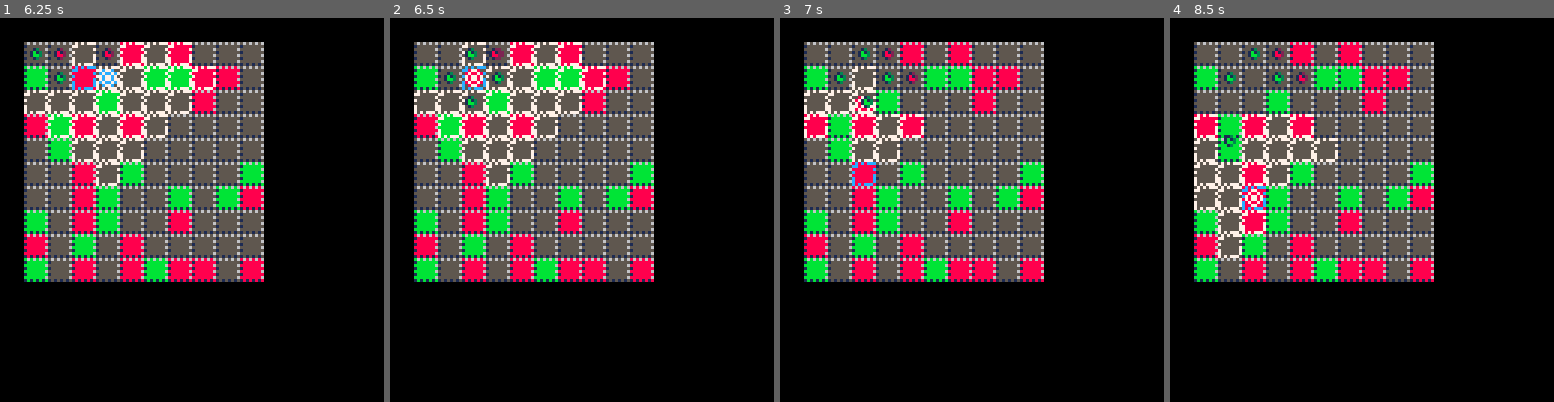
Above: before the commit, frames 1-4 (left to right).
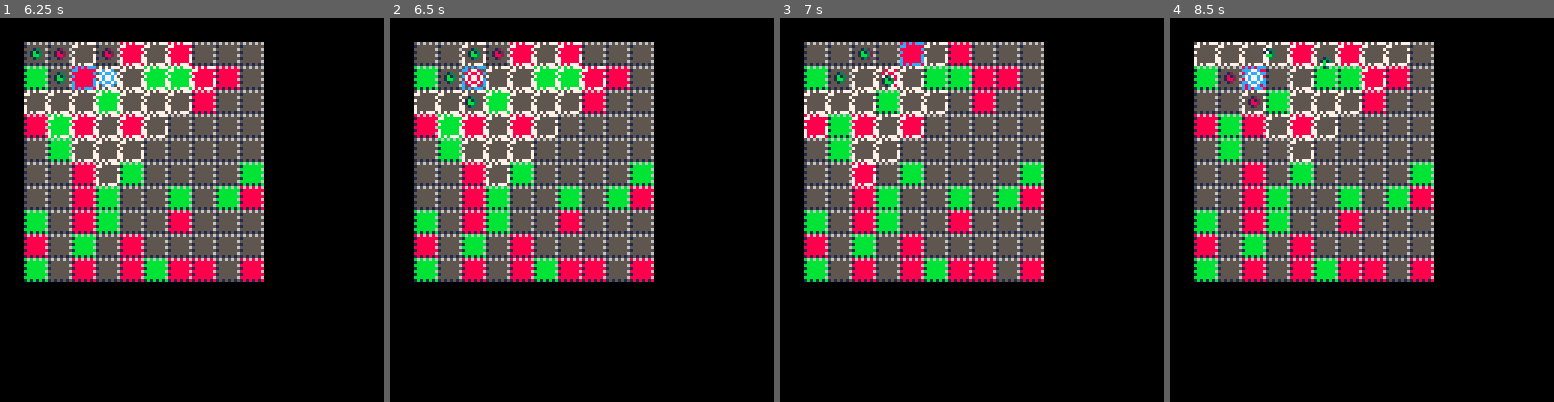
Above: after the commit, the same moments.

Repository: jcwilk/dv_prototype
Game: PICO-8 cartridge divproto.p8
Two runs of this game, one before a commit and one after it. Both use one fixed random seed, a clock stepped at 60 frames per second and the inputs below.
Inputs:
- Up to frame 1 (6.25 s): tap O (Z key) at 1.07, 1.8, 2.43, 3.07, 3.7, 4.33, 4.97, 5.6, 6.23 s; hold Right 2.33-3.33 s; hold Right 3.38-4.22 s; hold Up 4.27-4.67 s; hold Right 4.72-5.72 s; hold Down 5.77-6.1 s; hold Left from 6.15 s (still down)
- Up to frame 2 (6.5 s): keep holding Left
- Up to frame 3 (7 s): tap O (Z key) at 6.87 s; release Left at 6.98 s
- Up to frame 4 (8.5 s): hold Right 7.03-8.03 s; tap O (Z key) at 7.5, 8.13 s; hold Right from 8.08 s (still down)

Frame 1 is identical in both runs. In frame 2, 0.2% of the frame differs, in the area x 19-30%, y 7-18%; in frame 3, 1.3%; in frame 4, 4.8%, in the area x 6-63%, y 6-63%.

Commit message:
Make mobs eat each other

Diff:
--- a/divproto.p8
+++ b/divproto.p8
@@ -377,6 +377,7 @@
   end
 end
 -->8
+mob_spd=8
 mobs = {
  all={},
  by_coord={},
@@ -392,7 +393,49 @@
   //local mobsby_coord=mobs.by_coord
   //mobs.all={}
   //mobs.by_coord={}
+  local checking={}
+  local moving={}
   foreach(mobs.all,function(mob)
+   add(checking,mob)
+   add(moving,mob)
+  end)
+  local mob,fn
+  while #checking>0 do
+   dbg=checking
+   mob=deli(checking,1)
+
+   fn=function(mob)
+    local check
+    local anim
+
+    for i=1,#checking do
+     check=checking[i]
+     if check.col != mob.col then
+	     if check.x == mob.x then
+	      if check.y == mob.y-1 or check.y == mob.y+1 then
+	       anim=make_tween2(mob,"x","y",check.x,check.y,mob_spd)
+	      end
+	     elseif check.y == mob.y then
+	      if check.x == mob.x-1 or check.x == mob.x+1 then
+	       anim=make_tween2(mob,"x","y",check.x,check.y,mob_spd)
+	      end
+	     end
+     end
+     if anim then
+      anim.after=function()
+							del(mobs.all,mob)
+							del(mobs.all,check)
+      end
+      deli(checking,i)
+      del(moving,check)
+      del(moving,mob)
+      return
+     end
+    end
+   end
+   fn(mob)
+  end
+  foreach(moving,function(mob)
    if player.col == mob.col then
     return
    end
